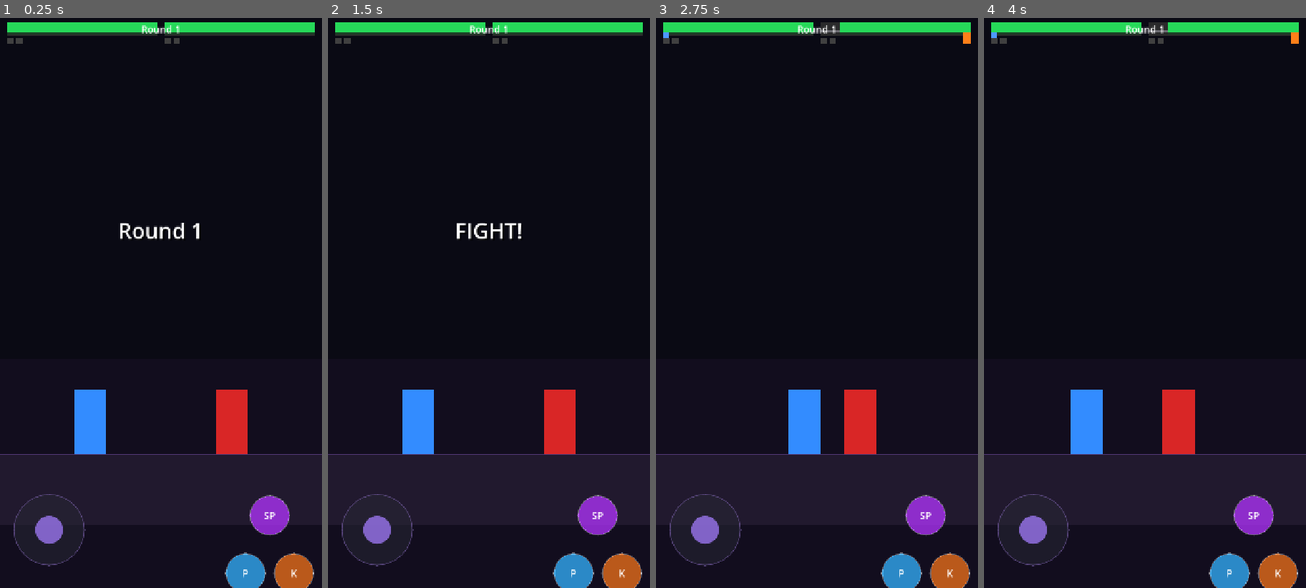
Above: before the commit, frames 1-4 (left to right).
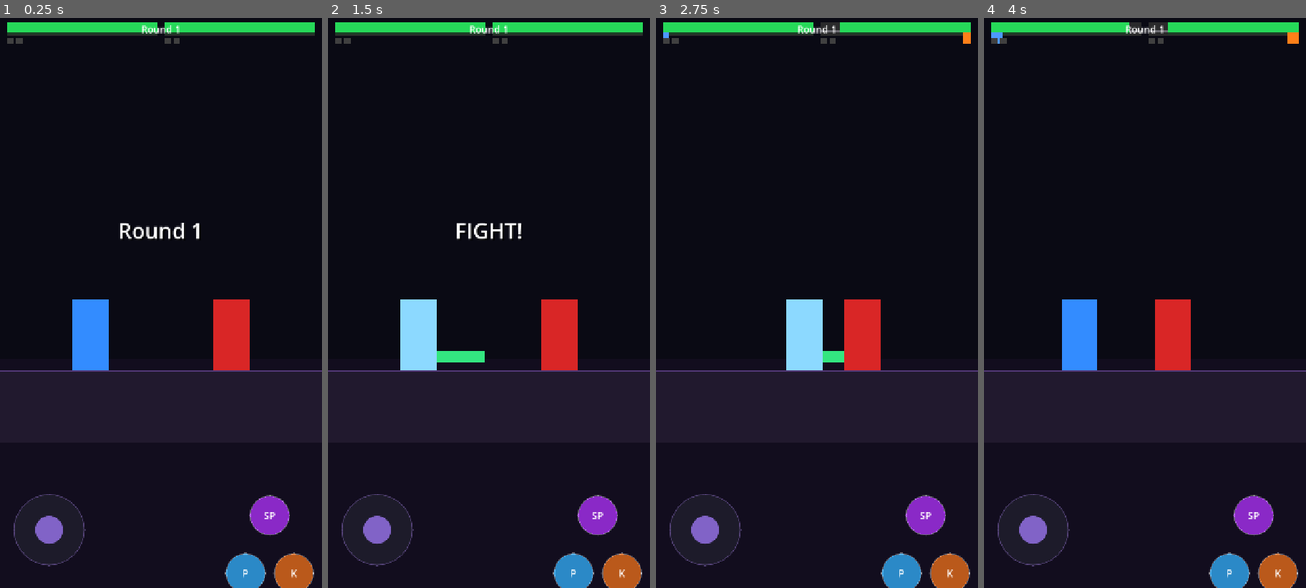
Above: after the commit, the same moments.

Repository: bbgckgaming-create/soul
Game: Godot game, scene res://scenes/GameArena.tscn
Two runs of this game, one before a commit and one after it. Both use one fixed random seed, a clock stepped at 60 frames per second and the inputs below.
Inputs (mouse positions are in pixels of both pictures, inside the frame that each line leads up to):
- Up to frame 1 (0.25 s): no input
- Up to frame 2 (1.5 s): click "P" at 0.5 s; click "K" at 1.25 s
- Up to frame 3 (2.75 s): move the mouse to (887, 274) at 2.02 s; hold D (move_right) from 2.03 s (still down); hold S (crouch) from 2.03 s (still down); click (887, 274) at 2.17 s; tap W (jump) at 2.27, 2.57 s; tap K (kick) at 2.3 s
- Up to frame 4 (4 s): release D (move_right) at 2.75 s; release S (crouch) at 2.75 s; drag from (1080, 331) to (1135, 422) at 2.77 s; move the mouse to (1177, 177) at 3.52 s; hold A (move_left) from 3.53 s (still down); tap J (punch) at 3.6 s; tap L (special) at 3.8 s

The runs differ from the first frame. In frame 1, 5.4% of the frame differs, in the area x 0-100%, y 49-77%; in frame 2, 5.7%; in frame 3, 5.6%; in frame 4, 5.5%.

Commit message:
Save all changes

Diff:
--- a/scripts/Fighter.gd
+++ b/scripts/Fighter.gd
@@ -1,34 +1,27 @@
 ## Fighter.gd
 ## Base class for all fighters (Player and Enemy).
-## Handles physics, health, special meter, attack states, hitboxes.
 extends CharacterBody2D
 class_name Fighter
 
-# ─── Signals ─────────────────────────────────────────────────────────────────
 signal took_damage(amount: float)
 signal died()
 
-# ─── Identity ────────────────────────────────────────────────────────────────
-var fighter_id: int = 0    # 0 = player, 1 = enemy
-
-# ─── State Machine ───────────────────────────────────────────────────────────
+var fighter_id: int = 0
+
 enum State { IDLE, WALK, JUMP, CROUCH, PUNCH, KICK, SPECIAL, HIT, DEAD }
 var current_state: State = State.IDLE
 var facing_right: bool = true
 
-# ─── Stats ───────────────────────────────────────────────────────────────────
 const MAX_HEALTH:  float = 100.0
 const MAX_SPECIAL: float = 100.0
-var health:  float = MAX_HEALTH
+var health:        float = MAX_HEALTH
 var special_meter: float = 0.0
 
-# ─── Physics Constants ───────────────────────────────────────────────────────
-const SPEED:         float = 280.0
-const JUMP_FORCE:    float = -680.0
-const GRAVITY:       float = 1200.0
-const CROUCH_SCALE:  float = 0.55
-
-# ─── Combat Timing (seconds) ─────────────────────────────────────────────────
+const SPEED:        float = 280.0
+const JUMP_FORCE:   float = -680.0
+const GRAVITY:      float = 1200.0
+const CROUCH_SCALE: float = 0.55
+
 const PUNCH_DURATION:   float = 0.35
 const KICK_DURATION:    float = 0.50
 const SPECIAL_DURATION: float = 0.65
@@ -36,7 +29,6 @@
 const HITBOX_OPEN:      float = 0.20
 const HITBOX_CLOSE:     float = 0.70
 
-# ─── Combat State ─────────────────────────────────────────────────────────────
 var attack_timer:    float = 0.0
 var attack_duration: float = 0.0
 var hit_stun_timer:  float = 0.0
@@ -45,42 +37,39 @@
 var hitbox_active:   bool  = false
 var hit_landed:      bool  = false
 
-# ─── Damage Values ────────────────────────────────────────────────────────────
-const PUNCH_DMG:   float = 8.0
-const KICK_DMG:    float = 13.0
-const SPECIAL_DMG: float = 26.0
+const PUNCH_DMG:    float = 8.0
+const KICK_DMG:     float = 13.0
+const SPECIAL_DMG:  float = 26.0
 const SPECIAL_COST: float = 50.0
 
-# ─── Node References (assigned in _ready) ────────────────────────────────────
-var sprite_node:   ColorRect = null
-var attack_area:   Area2D    = null
-var hurtbox_area:  Area2D    = null
-var attack_shape:  CollisionShape2D = null
-
-# ─── Character visual dimensions ─────────────────────────────────────────────
-const CHAR_W: float = 72.0
-const CHAR_H: float = 144.0
+# Character dimensions — 10% larger than before
+const CHAR_W: float = 80.0
+const CHAR_H: float = 158.0
+
+# Node refs
+var sprite_node:  ColorRect = null
+var limb_node:    ColorRect = null   # Visual for punches/kicks
+var attack_area:  Area2D    = null
+var hurtbox_area: Area2D    = null
+var attack_shape: CollisionShape2D = null
 
 # ─────────────────────────────────────────────────────────────────────────────
 func _ready() -> void:
 	sprite_node  = get_node_or_null("Sprite")
+	limb_node    = get_node_or_null("Limb")
 	attack_area  = get_node_or_null("AttackArea")
 	hurtbox_area = get_node_or_null("Hurtbox")
 	attack_shape = get_node_or_null("AttackArea/CollisionShape2D")
 
-	if hurtbox_area:
-		hurtbox_area.area_entered.connect(_on_hurtbox_entered)
-
-# ─────────────────────────────────────────────────────────────────────────────
 func reset() -> void:
-	health         = MAX_HEALTH
-	special_meter  = 0.0
-	current_state  = State.IDLE
-	velocity       = Vector2.ZERO
-	can_attack     = true
-	hitbox_active  = false
-	hit_landed     = false
-	attack_timer   = 0.0
+	health        = MAX_HEALTH
+	special_meter = 0.0
+	current_state = State.IDLE
+	velocity      = Vector2.ZERO
+	can_attack    = true
+	hitbox_active = false
+	hit_landed    = false
+	attack_timer  = 0.0
 	_update_visual()
 
 # ─── Main Physics Loop ────────────────────────────────────────────────────────
@@ -88,50 +77,56 @@
 	if current_state == State.DEAD:
 		return
 
-	# Gravity
 	if not is_on_floor():
 		velocity.y += GRAVITY * delta
 	elif current_state == State.JUMP:
 		_land()
 
-	# State processing
 	match current_state:
 		State.HIT:
 			hit_stun_timer -= delta
 			if hit_stun_timer <= 0.0:
 				current_state = State.IDLE
-				can_attack = true
+				can_attack    = true
 
 		State.PUNCH, State.KICK, State.SPECIAL:
 			attack_timer += delta
-			var open  = attack_duration * HITBOX_OPEN
-			var close = attack_duration * HITBOX_CLOSE
-			var should_be_active = (attack_timer >= open and attack_timer < close)
-
-			if should_be_active != hitbox_active:
-				hitbox_active = should_be_active
-				if attack_area:
-					attack_area.monitoring = hitbox_active
+			var open  := attack_duration * HITBOX_OPEN
+			var close := attack_duration * HITBOX_CLOSE
+			hitbox_active = (attack_timer >= open and attack_timer < close)
+
+			# ── Manual overlap check every frame during active window ──────────
+			# Relying on area_entered misses already-overlapping enemies, so we
+			# poll get_overlapping_areas() instead.
+			if hitbox_active and not hit_landed and attack_area:
+				attack_area.monitoring = true
+				for area in attack_area.get_overlapping_areas():
+					var target := area.get_parent() as Fighter
+					if target and target != self:
+						hit_landed    = true
+						var dir: float = sign(target.position.x - position.x)
+						target.take_damage(get_current_damage(), dir)
+						special_meter = min(MAX_SPECIAL, special_meter + get_current_damage() * 0.3)
+						break
+			elif not hitbox_active and attack_area:
+				attack_area.monitoring = false
 
 			if attack_timer >= attack_duration:
 				_end_attack()
 
-	# Jump queue
 	if jump_queued and is_on_floor():
-		velocity.y = JUMP_FORCE
+		velocity.y    = JUMP_FORCE
 		current_state = State.JUMP
 		jump_queued   = false
 
 	move_and_slide()
 
-	# Clamp to arena
 	var vp_w: float = get_viewport_rect().size.x
 	position.x = clamp(position.x, CHAR_W * 0.5 + 10.0, vp_w - CHAR_W * 0.5 - 10.0)
 
 	_update_visual()
 	_report_to_manager()
 
-# ─────────────────────────────────────────────────────────────────────────────
 func _end_attack() -> void:
 	attack_timer  = 0.0
 	hitbox_active = false
@@ -150,26 +145,61 @@
 	if not sprite_node:
 		return
 
-	var h: float = CHAR_H
-	var w: float = CHAR_W
-	var crouch: bool = (current_state == State.CROUCH)
-
-	if crouch:
-		sprite_node.size     = Vector2(w, h * CROUCH_SCALE)
-		sprite_node.position = Vector2(-w * 0.5, -h * CROUCH_SCALE)
-	else:
-		sprite_node.size     = Vector2(w, h)
-		sprite_node.position = Vector2(-w * 0.5, -h)
-
-	# Flash red on hit
-	if current_state == State.HIT:
-		sprite_node.color = Color(1.0, 0.3, 0.3, 1.0) if fighter_id == 0 else Color(1.0, 0.5, 0.2, 1.0)
-	elif fighter_id == 0:
-		sprite_node.color = Color(0.2, 0.55, 1.0, 1.0)
-	else:
-		sprite_node.color = Color(0.85, 0.15, 0.15, 1.0)
-
-	sprite_node.scale.x = 1.0
+	var w := CHAR_W
+	var h := CHAR_H
+	var dir := 1.0 if facing_right else -1.0
+
+	# ── Body size & color ─────────────────────────────────────────────────────
+	match current_state:
+		State.CROUCH:
+			sprite_node.size     = Vector2(w, h * CROUCH_SCALE)
+			sprite_node.position = Vector2(-w * 0.5, -h * CROUCH_SCALE)
+		_:
+			sprite_node.size     = Vector2(w, h)
+			sprite_node.position = Vector2(-w * 0.5, -h)
+
+	# Body color reflects state
+	match current_state:
+		State.HIT:
+			sprite_node.color = Color(1.0, 0.25, 0.25) if fighter_id == 0 else Color(1.0, 0.45, 0.1)
+		State.PUNCH, State.KICK, State.SPECIAL:
+			# Brighten body during attack so player can see they pressed something
+			sprite_node.color = Color(0.55, 0.85, 1.0) if fighter_id == 0 else Color(1.0, 0.45, 0.45)
+		_:
+			sprite_node.color = Color(0.2, 0.55, 1.0) if fighter_id == 0 else Color(0.85, 0.15, 0.15)
+
+	# ── Limb (attack visual) ──────────────────────────────────────────────────
+	if limb_node:
+		match current_state:
+			State.PUNCH:
+				# Fist extends forward at chest height, animates with attack_timer
+				var progress := clamp(attack_timer / attack_duration, 0.0, 1.0)
+				var extend   := sin(progress * PI) * 70.0   # arc: out and back
+				limb_node.visible  = true
+				limb_node.size     = Vector2(extend + 20.0, 22.0)
+				limb_node.position = Vector2(dir * (w * 0.5), -h * 0.62)
+				limb_node.color    = Color(0.3, 0.75, 1.0) if fighter_id == 0 else Color(1.0, 0.55, 0.2)
+
+			State.KICK:
+				# Leg extends diagonally downward
+				var progress := clamp(attack_timer / attack_duration, 0.0, 1.0)
+				var extend   := sin(progress * PI) * 90.0
+				limb_node.visible  = true
+				limb_node.size     = Vector2(extend + 20.0, 26.0)
+				limb_node.position = Vector2(dir * (w * 0.5), -h * 0.28)
+				limb_node.color    = Color(0.2, 0.9, 0.5) if fighter_id == 0 else Color(1.0, 0.8, 0.1)
+
+			State.SPECIAL:
+				# Full-body surge: large glowing rect
+				var progress := clamp(attack_timer / attack_duration, 0.0, 1.0)
+				var extend   := sin(progress * PI) * 130.0
+				limb_node.visible  = true
+				limb_node.size     = Vector2(extend + 30.0, 60.0)
+				limb_node.position = Vector2(dir * (w * 0.5), -h * 0.5)
+				limb_node.color    = Color(0.9, 0.4, 1.0, 0.9)
+
+			_:
+				limb_node.visible = false
 
 func _report_to_manager() -> void:
 	GameManager.report_health(fighter_id, health, MAX_HEALTH)
@@ -177,74 +207,62 @@
 
 # ─── Attack Methods ───────────────────────────────────────────────────────────
 func do_punch() -> void:
-	if not _can_start_attack():
-		return
-	current_state  = State.PUNCH
+	if not _can_start_attack(): return
+	current_state   = State.PUNCH
 	attack_duration = PUNCH_DURATION
-	attack_timer   = 0.0
-	can_attack     = false
-	hit_landed     = false
-	_position_hitbox(Vector2(70, -20), Vector2(60, 48))
+	attack_timer    = 0.0
+	can_attack      = false
+	hit_landed      = false
+	_position_hitbox(Vector2(CHAR_W * 0.5 + 35.0, -CHAR_H * 0.38), Vector2(70.0, 50.0))
 
 func do_kick() -> void:
-	if not _can_start_attack():
-		return
-	current_state  = State.KICK
+	if not _can_start_attack(): return
+	current_state   = State.KICK
 	attack_duration = KICK_DURATION
-	attack_timer   = 0.0
-	can_attack     = false
-	hit_landed     = false
-	_position_hitbox(Vector2(75, 10), Vector2(80, 55))
+	attack_timer    = 0.0
+	can_attack      = false
+	hit_landed      = false
+	_position_hitbox(Vector2(CHAR_W * 0.5 + 45.0, -CHAR_H * 0.24), Vector2(90.0, 58.0))
 
 func do_special() -> void:
-	if not _can_start_attack():
-		return
-	if special_meter < SPECIAL_COST:
-		return
-	special_meter  -= SPECIAL_COST
-	current_state  = State.SPECIAL
+	if not _can_start_attack(): return
+	if special_meter < SPECIAL_COST: return
+	special_meter   -= SPECIAL_COST
+	current_state   = State.SPECIAL
 	attack_duration = SPECIAL_DURATION
-	attack_timer   = 0.0
-	can_attack     = false
-	hit_landed     = false
-	_position_hitbox(Vector2(80, -15), Vector2(100, 80))
+	attack_timer    = 0.0
+	can_attack      = false
+	hit_landed      = false
+	_position_hitbox(Vector2(CHAR_W * 0.5 + 55.0, -CHAR_H * 0.5), Vector2(130.0, 90.0))
 
 func queue_jump() -> void:
 	if is_on_floor() and current_state != State.DEAD and current_state != State.HIT:
 		jump_queued = true
 
 func _can_start_attack() -> bool:
-	if not can_attack:
-		return false
-	if current_state in [State.HIT, State.DEAD]:
-		return false
-	return true
+	return can_attack and current_state not in [State.HIT, State.DEAD]
 
 func _position_hitbox(offset: Vector2, size: Vector2) -> void:
-	if not attack_area or not attack_shape:
-		return
-	var dir: float = 1.0 if facing_right else -1.0
+	if not attack_area or not attack_shape: return
+	var dir := 1.0 if facing_right else -1.0
 	attack_area.position = Vector2(offset.x * dir, offset.y)
 	if attack_shape.shape is RectangleShape2D:
 		(attack_shape.shape as RectangleShape2D).size = size
 
 # ─── Damage Reception ─────────────────────────────────────────────────────────
 func take_damage(amount: float, knockback_dir: float) -> void:
-	if current_state == State.DEAD:
-		return
-
-	health = max(0.0, health - amount)
+	if current_state == State.DEAD: return
+	health        = max(0.0, health - amount)
 	special_meter = min(MAX_SPECIAL, special_meter + amount * 0.4)
 	took_damage.emit(amount)
-
 	if health <= 0.0:
 		_die()
 	else:
 		current_state  = State.HIT
 		hit_stun_timer = HIT_STUN
 		can_attack     = false
-		velocity.x     = knockback_dir * 200.0
-		velocity.y     = -120.0
+		velocity.x     = knockback_dir * 220.0
+		velocity.y     = -130.0
 
 func get_current_damage() -> float:
 	match current_state:
@@ -258,14 +276,3 @@
 	velocity      = Vector2.ZERO
 	died.emit()
 	GameManager.end_round(1 - fighter_id)
-
-# ─── Hurtbox Hit Detection ────────────────────────────────────────────────────
-func _on_hurtbox_entered(area: Area2D) -> void:
-	var attacker = area.get_parent() as Fighter
-	if attacker == null or attacker == self:
-		return
-	if attacker.hitbox_active and not attacker.hit_landed:
-		attacker.hit_landed = true
-		var dir: float = sign(position.x - attacker.position.x)
-		take_damage(attacker.get_current_damage(), dir)
-		attacker.special_meter = min(MAX_SPECIAL, attacker.special_meter + attacker.get_current_damage() * 0.3)
--- a/scripts/GameArena.gd
+++ b/scripts/GameArena.gd
@@ -35,7 +35,7 @@
 	vp      = get_viewport().get_visible_rect().size
 	if vp == Vector2.ZERO:
 		vp = Vector2(720, 1280)
-	floor_y = vp.y - 300.0
+	floor_y = vp.y * 0.62
 
 	GameManager.start_game()
 
@@ -139,6 +139,13 @@
 	sprite.position = Vector2(-Fighter.CHAR_W * 0.5, -Fighter.CHAR_H)
 	sprite.color    = Color(0.2, 0.55, 1.0) if is_player else Color(0.85, 0.15, 0.15)
 	fighter.add_child(sprite)
+
+	# Limb (attack visual — hidden until attack fires)
+	var limb := ColorRect.new()
+	limb.name    = "Limb"
+	limb.visible = false
+	limb.size    = Vector2(60.0, 22.0)
+	fighter.add_child(limb)
 
 	# Hurtbox (receives incoming hits)
 	var hurtbox := Area2D.new()
